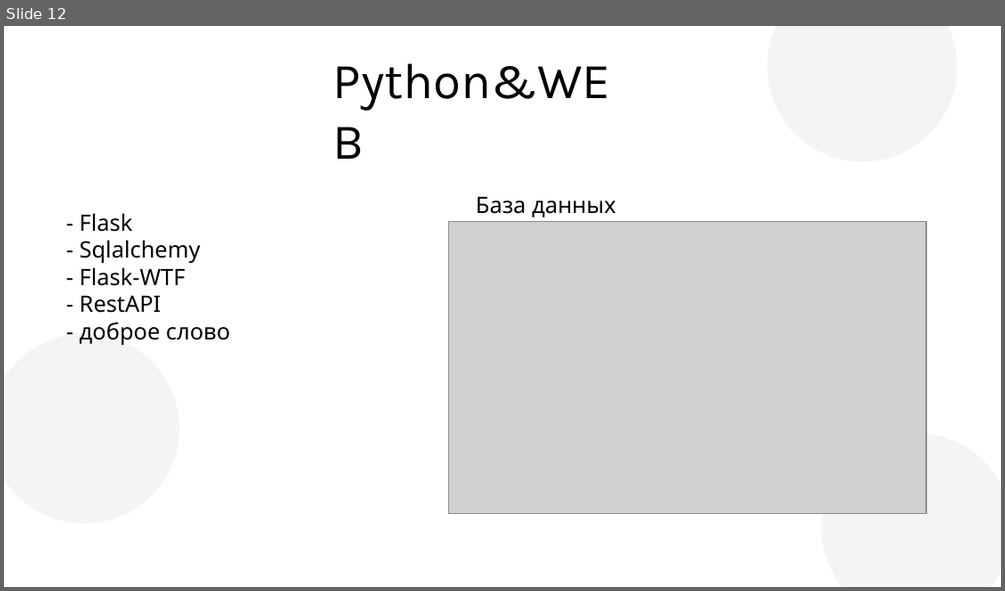
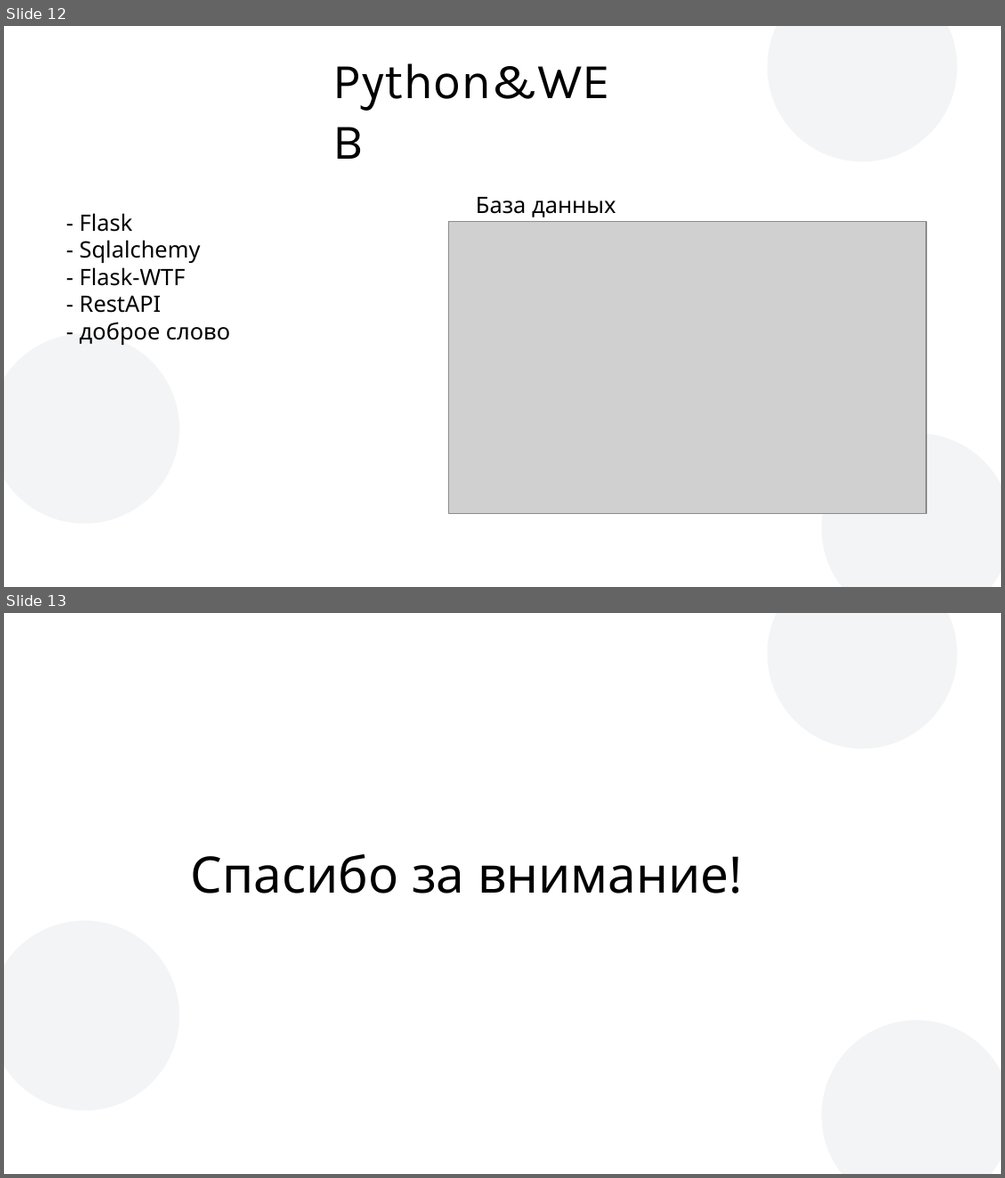
Before and after one commit to The-Mixa/GameStarter, a slide deck: doc/GameStarter.odp. Shown one above the other, each under a label of ours: slide 12 before the commit, slides 12 and 13 after it. The pictures are 1005x591 and 1005x1178 pixels, drawn with LibreOffice and Linux fonts; fonts in the diff are those of the drawing; grey boxes stand for pictures; background and template pictures are left out. Boxes give left, top, right and bottom in pixels: in the first picture for what was removed or moved away, otherwise in the second. Text is boxed around its words. In the diff, an @@ line names an element or a change of style, - is before the commit and + after.

```diff
--- a/doc/GameStarter.odp
+++ b/doc/GameStarter.odp
@@ slide 13 added at (4,613,1001,1174), background #FFFFFF; not listed: 3 template elements that a slide beside it also shows @@
@@ text added at (191,854,742,893), 40 pt, text #000000 @@
+Спасибо за внимание!
```
Also in this commit, not shown: 1 slide changed, 1 slide removed, 13 other files.
